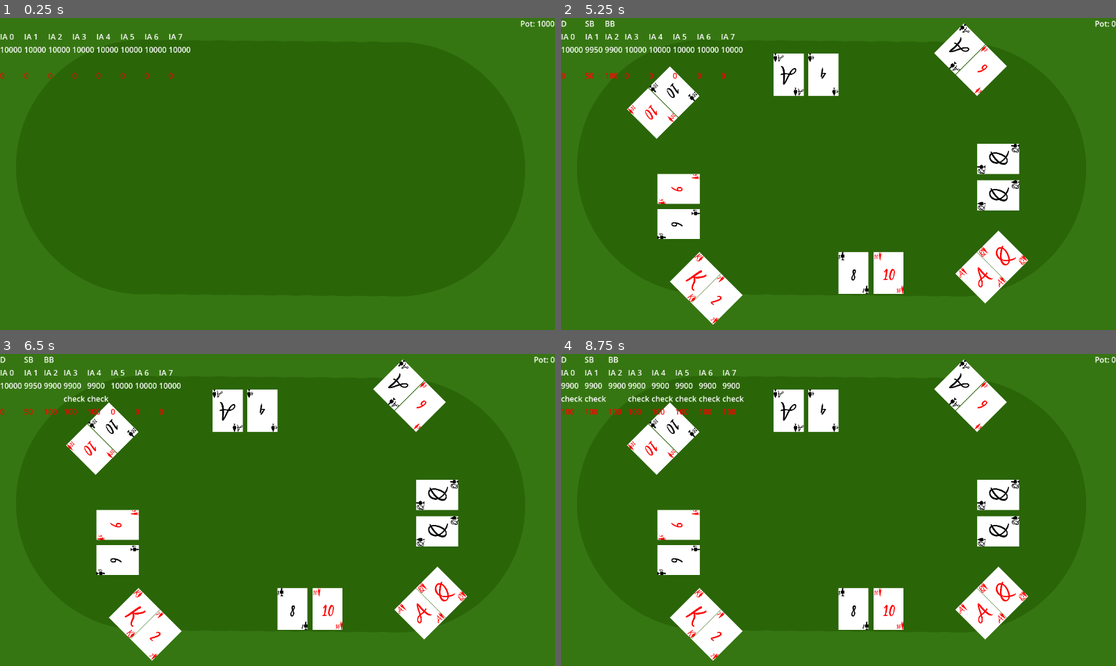
Above: before the commit, frames 1-4 (two rows, left to right).
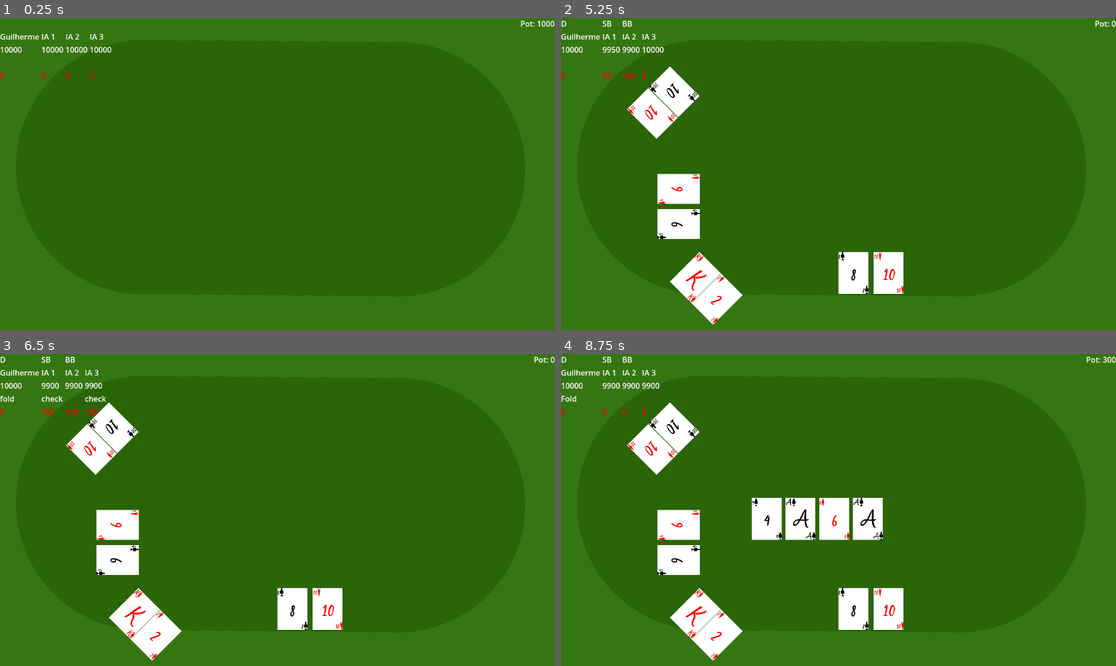
Above: after the commit, the same moments.

Repository: TiamatInteractive/Poker
Game: Godot game, scene res://Game.tscn
The game is run twice, just before and just after one commit, with the same random seed, the same clock (stepped at 60 frames per second) and the same inputs.
Inputs (mouse positions are in pixels of both pictures, inside the frame that each line leads up to):
- Up to frame 1 (0.25 s): no input
- Up to frame 2 (5.25 s): tap Enter at 0.5, 2, 3.5 s; tap Space at 1.25, 2.75, 4.25 s
- Up to frame 3 (6.5 s): click (244, 628) at 5.75 s, where only the run after the commit has a clickable "Fold"
- Up to frame 4 (8.75 s): no input

The runs differ from the first frame. In frame 1, 0.8% of the frame differs, in the area x 0-35%, y 5-20%; in frame 2, 6.9%; in frame 3, 7.1%; in frame 4, 10%, in the area x 0-100%, y 0-92%.

Commit message:
feat: added player in game to search for bug

Diff:
--- a/Game.gd
+++ b/Game.gd
@@ -39,13 +39,13 @@
 		big_bind = 100
 		small_bind = 50
 		actual_bet = 0
-		number_player = 8
+		number_player = 4
 		start_stack = 10000
-	#players.append(Player.new(start_stack, 0, false))
-	#for i in range(number_player-1):
-		#players.append(Player.new(start_stack, i+1))
-	for i in range(number_player):
-		players.append(Player.new(start_stack,i))
+	players.append(Player.new(start_stack, 0, false))
+	for i in range(number_player-1):
+		players.append(Player.new(start_stack, i+1))
+	#for i in range(number_player):
+		#players.append(Player.new(start_stack,i))
 	ui_menu.set_players_value(players)
 	$Start.start()
 
--- a/Game.tscn
+++ b/Game.tscn
@@ -21,6 +21,7 @@
 
 [node name="BetMenu" parent="." instance=ExtResource("1_e1hwg")]
 visible = false
+z_index = 3
 layout_mode = 1
 anchors_preset = 7
 anchor_left = 0.5
@@ -64,6 +65,9 @@
 text = "teste"
 horizontal_alignment = 2
 
+[node name="FoldTime" type="Timer" parent="."]
+wait_time = 25.0
+
 [connection signal="call_check" from="BetMenu" to="." method="_on_bet_menu_call_check"]
 [connection signal="fold" from="BetMenu" to="." method="_on_bet_menu_fold"]
 [connection signal="raise" from="BetMenu" to="." method="_on_bet_menu_raise"]
--- a/class/player.gd
+++ b/class/player.gd
@@ -26,4 +26,7 @@
 	was_played = false
 	is_ia = is_ia_
 	chair = chair_
-	name = "IA " + str(chair_)
+	if is_ia:
+		name = "IA " + str(chair_)
+	else:
+		name = "Guilherme"
